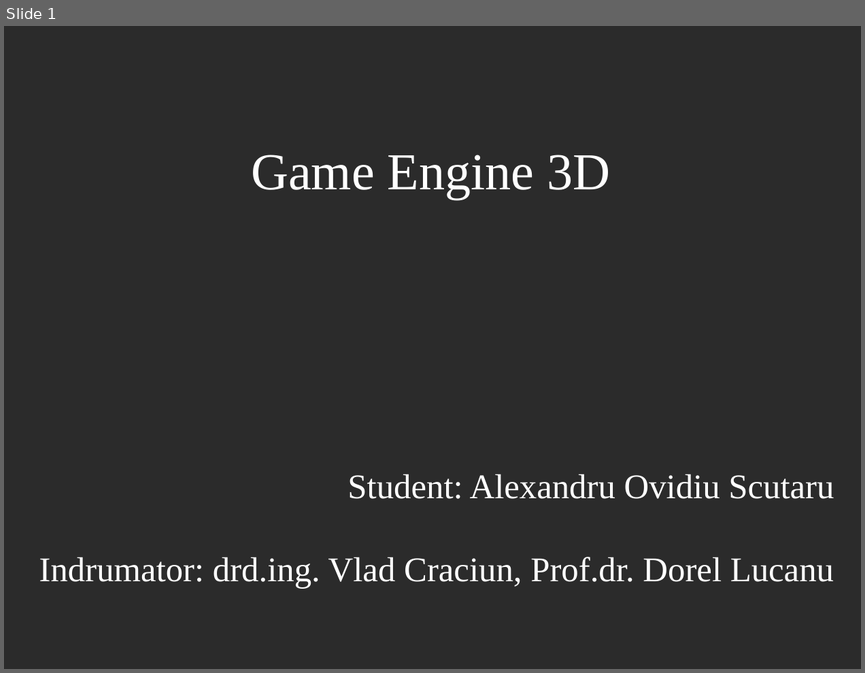
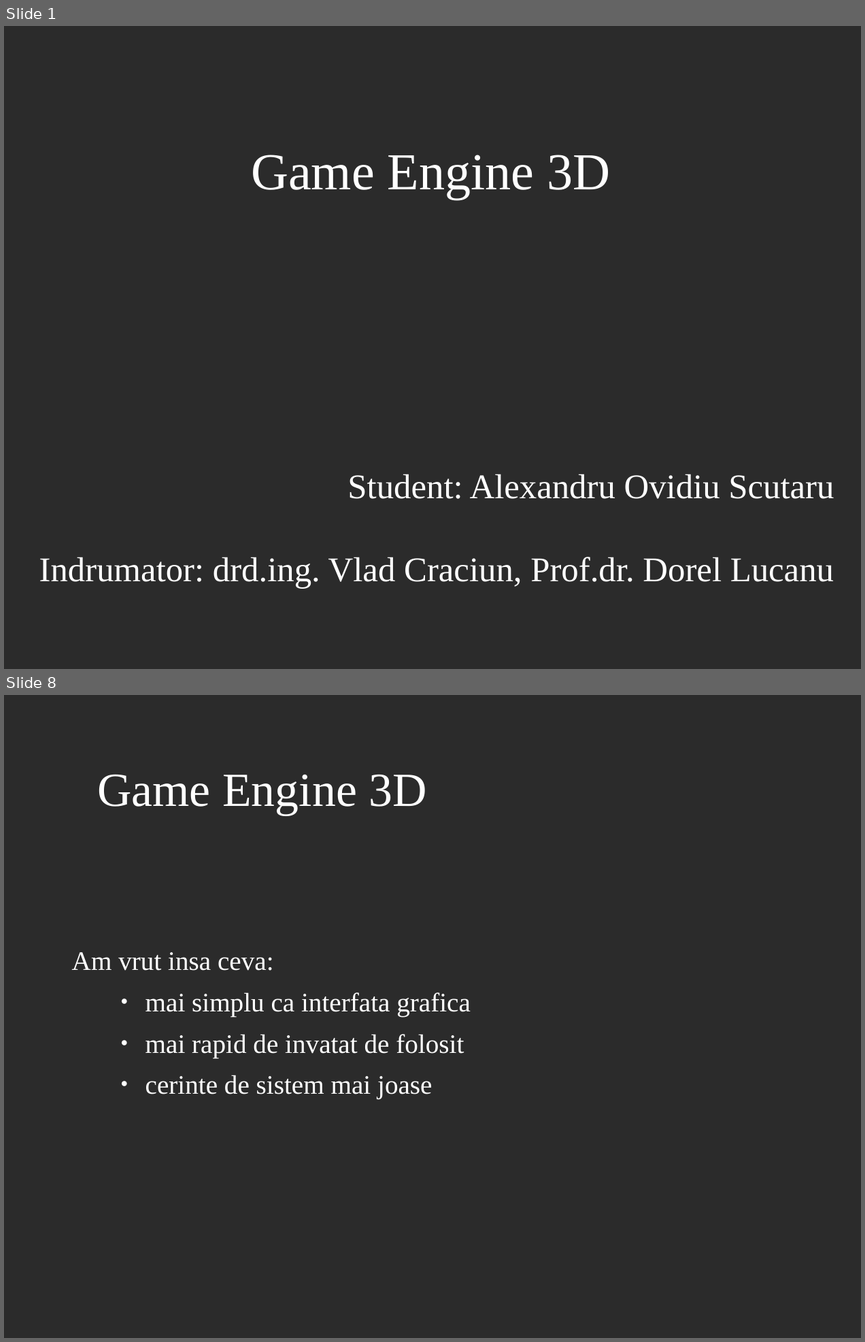
Before and after one commit to AlexandruScutaru/Licenta2019AlexandruOvidiuScutaru, a slide deck: GameEngine3D_prezentare.odp. Shown one above the other, each under a label of ours: slide 1 before the commit, slides 1 and 8 after it; the slides between them are not shown. The pictures are 865x673 and 865x1342 pixels, drawn with LibreOffice and Linux fonts; fonts in the diff are those of the drawing; background and template pictures are left out; a plain dark background stands for a picture behind light text. Boxes give left, top, right and bottom in pixels: in the first picture for what was removed or moved away, otherwise in the second. Text is boxed around its words. In the diff, an @@ line names an element or a change of style, - is before the commit and + after.

```diff
--- a/GameEngine3D_prezentare.odp
+++ b/GameEngine3D_prezentare.odp
@@ slide 8 added at [4,695,861,1338], background picture (left out) @@
@@ title added at [97,774,426,815], 44 pt, text #FFFFFF @@
+Game Engine 3D
@@ text added at [72,952,470,1099], 24.7 pt, text #FFFFFF @@
+Am vrut insa ceva:
+    ● mai simplu ca interfata grafica
+    ● mai rapid de invatat de folosit
+    ● cerinte de sistem mai joase
```
Also in this commit, not shown: 4 slides changed, 11 other slides added, 22 slides removed.
